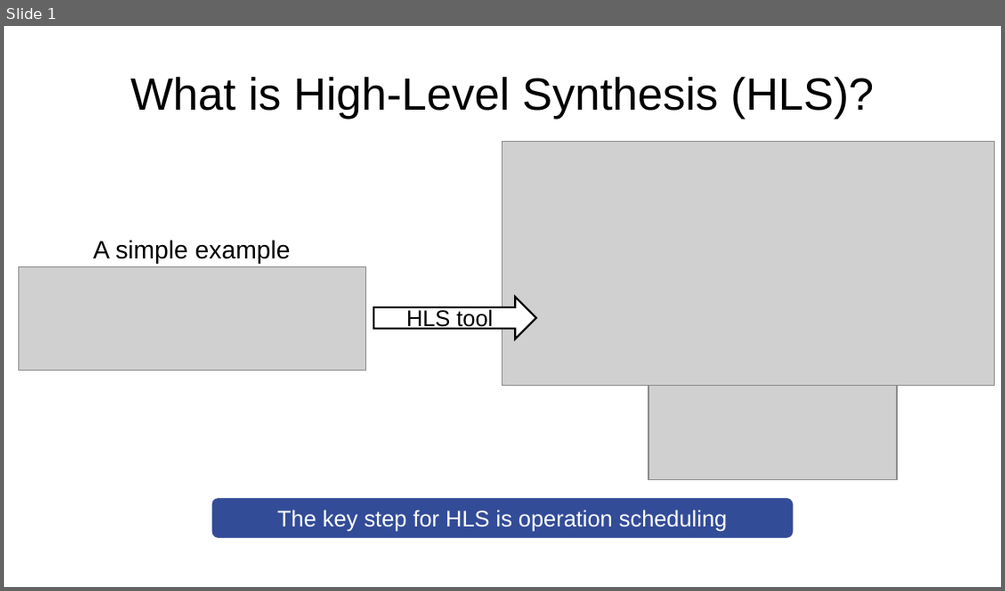
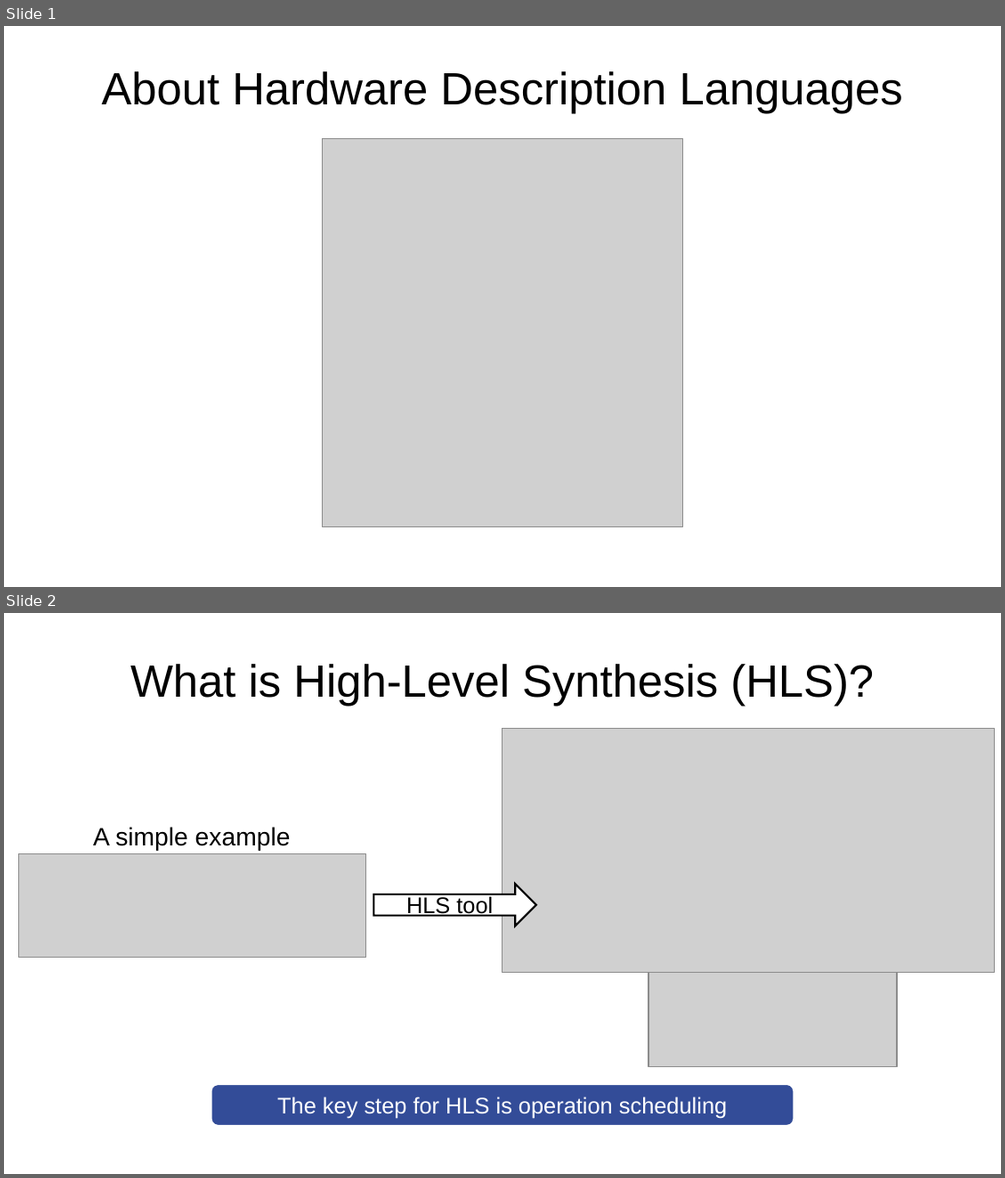
Before and after one commit to ulysse-lh/stage2024, a slide deck: slides/pres.odp. Shown one above the other, each under a label of ours: slide 1 before the commit, slides 1 and 2 after it. The pictures are 1005x591 and 1005x1178 pixels, drawn with LibreOffice and Linux fonts; fonts in the diff are those of the drawing; grey boxes stand for pictures. Boxes give left, top, right and bottom in pixels: in the first picture for what was removed or moved away, otherwise in the second. Text is boxed around its words. In the diff, an @@ line names an element or a change of style, - is before the commit and + after.

```diff
--- a/slides/pres.odp
+++ b/slides/pres.odp
@@ slide 1 added at box(4, 26, 1001, 587), background #FFFFFF @@
@@ text added at box(102, 71, 903, 113), 36 pt, text #000000 @@
+About Hardware Description Languages
@@ picture added at box(322, 139, 682, 526) @@
@@ what was slide 1 is now slide 2 @@
```
Also in this commit, not shown: 9 slides changed, 1 other slide added.
